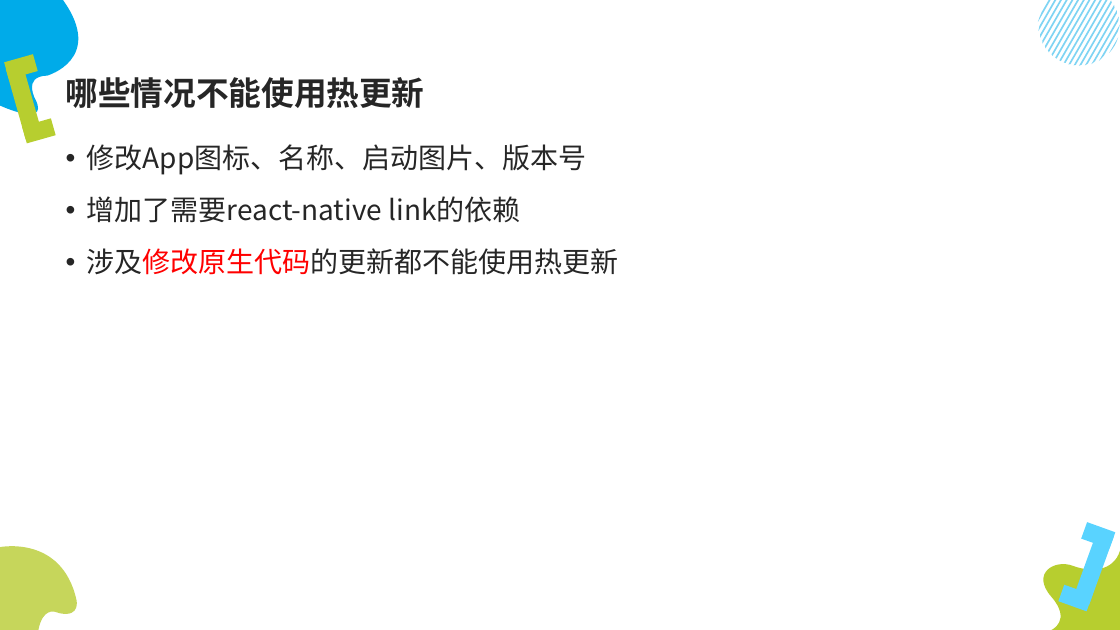
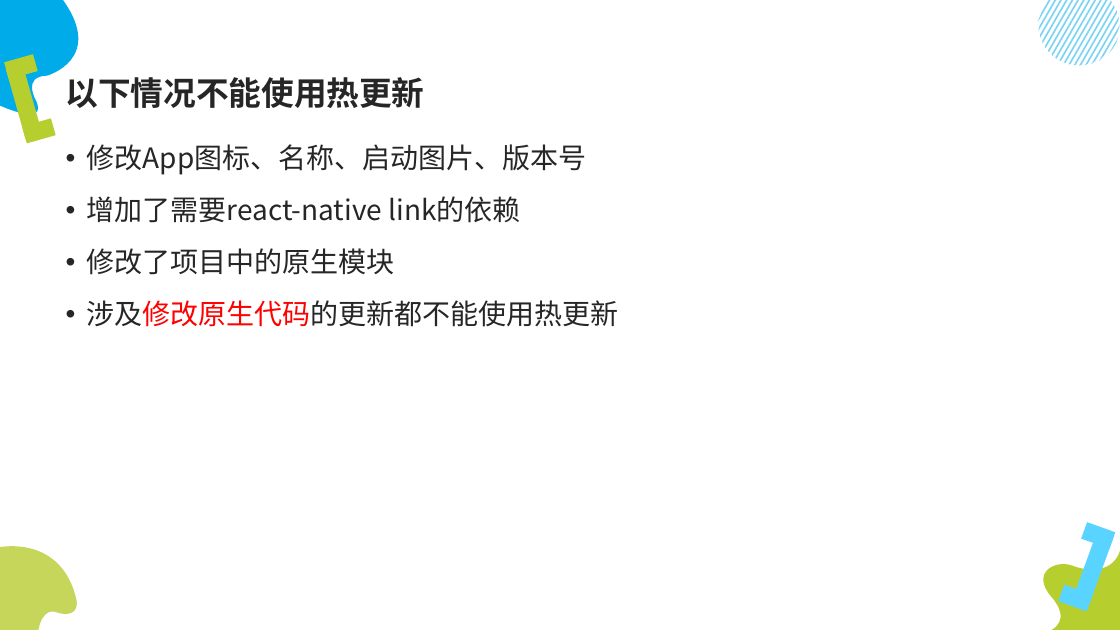
Before and after one commit to lumin824/hello-react-native, a slide deck: slide 23 of linkgap/ReactNative开发.pptx (slide 9 before the commit). Drawn at 1120x630 pixels with LibreOffice and Linux fonts; fonts in the diff are those of the drawing. Boxes give left, top, right and bottom in pixels: in the first picture for what was removed or moved away, otherwise in the second. Text is boxed around its words. In the diff, an @@ line names an element or a change of style, - is before the commit and + after.

```diff
--- a/linkgap/ReactNative开发.pptx
+++ b/linkgap/ReactNative开发.pptx
@@ title at (66,77,425,108): text changed @@
-哪些情况不能使用热更新
+以下情况不能使用热更新
@@ text at (87,248,395,275): paragraph added @@
+• 修改了项目中的原生模块
```
Also in this commit, not shown: 8 other slides changed, 17 slides added, 1 other file.
